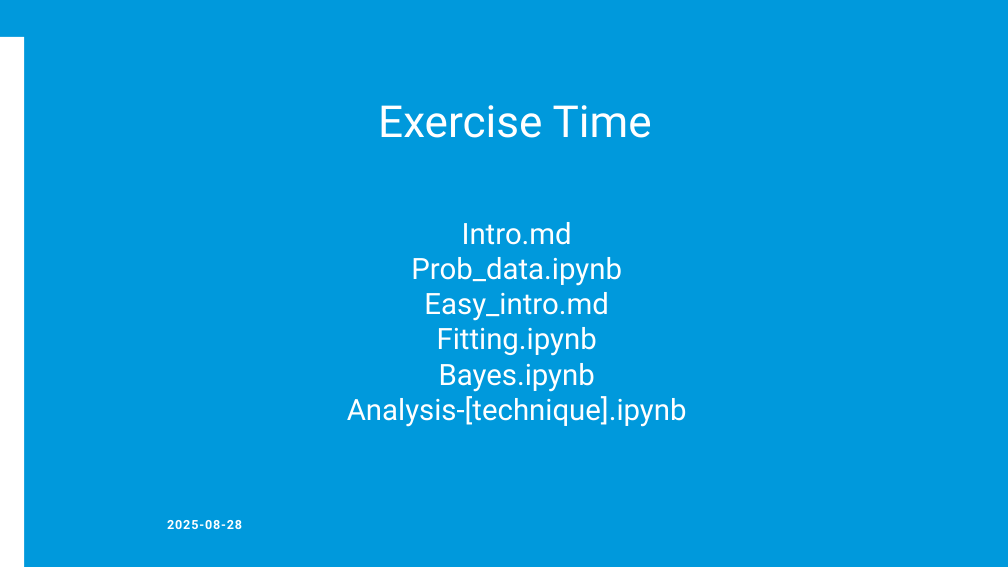
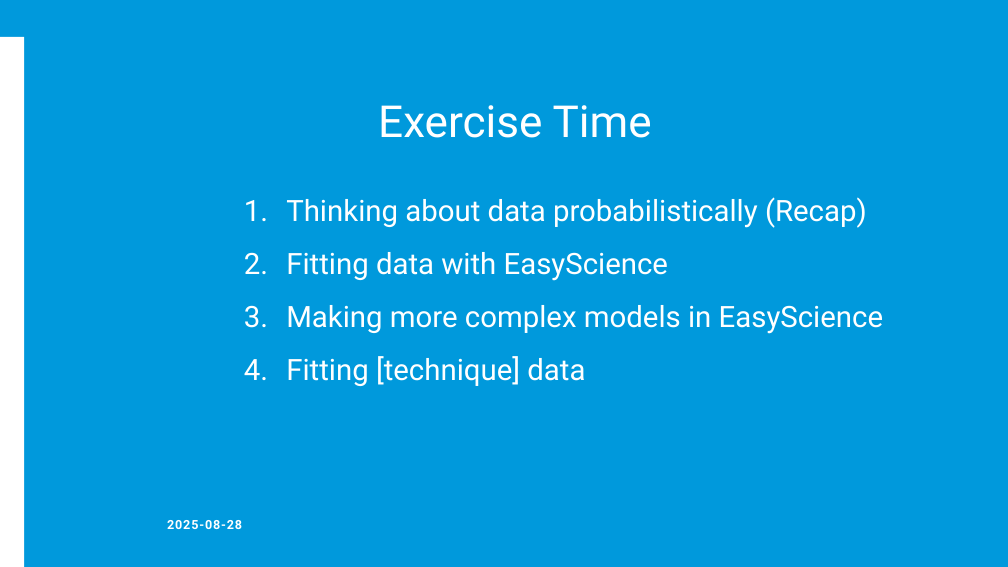
Before and after one commit to ess-dmsc-dram/dmsc-school, a slide deck: slide 25 of resources/Analysis_presentation.pptx (slide 23 before the commit). Drawn at 1008x567 pixels with LibreOffice and Linux fonts; fonts in the diff are those of the drawing; background and template pictures are left out. Boxes give left, top, right and bottom in pixels: in the first picture for what was removed or moved away, otherwise in the second. Text is boxed around its words. In the diff, an @@ line names an element or a change of style, - is before the commit and + after.

Commit message:
Update analysis presentation

```diff
--- a/resources/Analysis_presentation.pptx
+++ b/resources/Analysis_presentation.pptx
@@ text at (x1=286, y1=197, x2=883, y2=386): text changed @@
-Intro.md
-Prob_data.ipynb
-Easy_intro.md
-Fitting.ipynb
-Bayes.ipynb
-Analysis-[technique].ipynb
+1. Thinking about data probabilistically (Recap)
+2. Fitting data with EasyScience
+3. Making more complex models in EasyScience
+4. Fitting [technique] data
```
Also in this commit, not shown: 22 other slides changed, 7 slides added, 4 slides removed.
